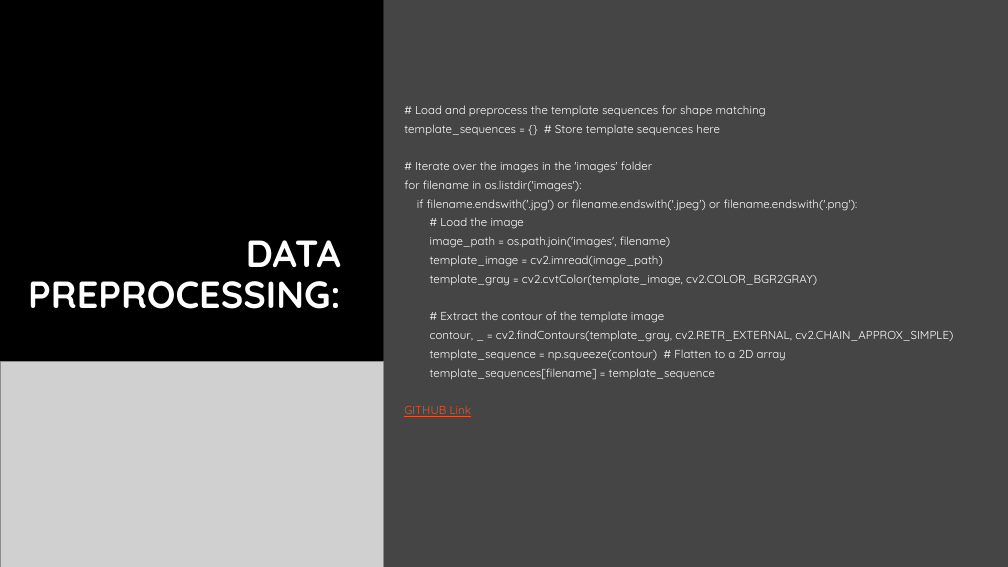
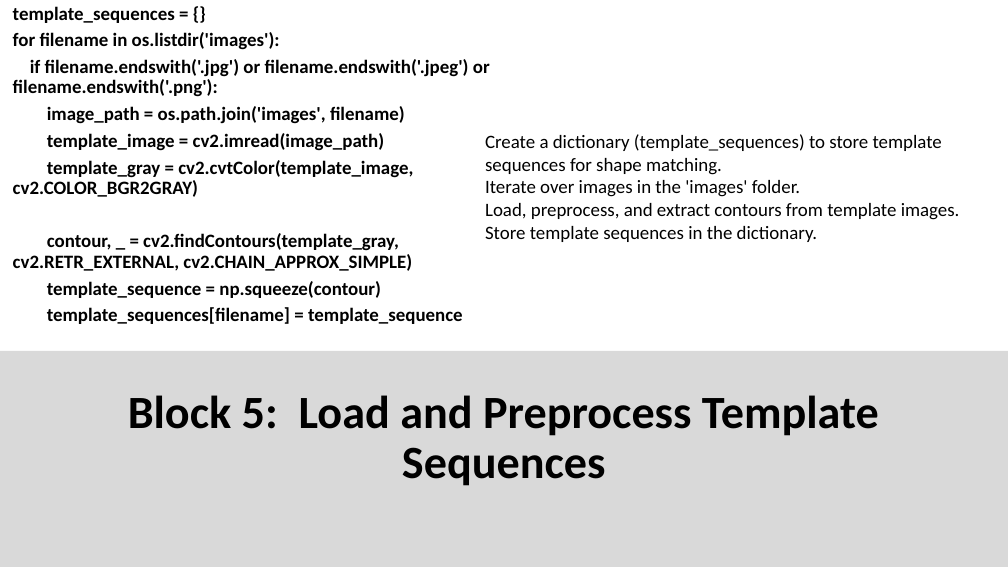
Before and after one commit to sahithkumar1999/Shape-matching-using-a-dynamic-time-warping-algorithm, a slide deck: slide 10 of Documentation/Project task 1- group 4.pptx (slide 9 before the commit). Drawn at 1008x567 pixels with LibreOffice and Linux fonts; fonts in the diff are those of the drawing; grey boxes stand for pictures; background and template pictures are left out. Boxes give left, top, right and bottom in pixels: in the first picture for what was removed or moved away, otherwise in the second. Text is boxed around its words. In the diff, an @@ line names an element or a change of style, - is before the commit and + after.

```diff
--- a/Documentation/Project task 1- group 4.pptx
+++ b/Documentation/Project task 1- group 4.pptx
@@ background #000000 to #FFFFFF @@
@@ rectangle removed at (0, 0, 383, 567) @@
@@ text "template_sequences = {}": place and size @@
-text "template_sequences = {}" at (404, 105, 953, 417)
+text "template_sequences = {}" at (13, 6, 490, 324)
@@ text "template_sequences = {}" at (13, 6, 490, 324): vertical alignment middle to top @@
@@ text at (13, 6, 175, 23): text changed; size 11 to 18 pt; font Quicksand to Calibri; text colour #FFFFFF to #000000; bold on @@
-# Load and preprocess the template sequences for shape matching
-template_sequences = {} # Store template sequences here
-# Iterate over the images in the 'images' folder
+template_sequences = {}
@@ rectangle removed at (383, 0, 1008, 567) @@
@@ text at (13, 32, 490, 324): size 11 to 18 pt, font Quicksand to Calibri, text colour #FFFFFF to #000000, bold on in "for filename in os.listdir('images'):", "if filename.endswith('.jpg') or filename.endswith('.jpeg') o ...", "image_path = os.path.join('images', filename)", "template_image = cv2.imread(image_path)" and 3 more places @@
@@ text added at (485, 134, 960, 242), 18 pt, text #000000 @@
+Create a dictionary (template_sequences) to store template sequences for shape matching.
+Iterate over images in the 'images' folder.
+Load, preprocess, and extract contours from template images.
+Store template sequences in the dictionary.
@@ text at (440, 217, 524, 229): paragraph removed @@
-# Load the image
@@ text removed at (28, 240, 341, 309) @@
-DATA PREPROCESSING:
@@ text at (47, 281, 381, 298): text changed; size 11 to 18 pt; font Quicksand to Calibri; text colour #FFFFFF to #000000; bold on @@
-template_sequence = np.squeeze(contour) # Flatten to a 2D array
+template_sequence = np.squeeze(contour)
@@ text at (440, 311, 664, 323): paragraph removed @@
-# Extract the contour of the template image
@@ rectangle added at (0, 351, 1008, 567), fill #D9D9D9 @@
@@ picture removed at (0, 361, 383, 567) @@
@@ text added at (128, 395, 879, 486), 44 pt, text #000000, bold @@
+Block 5: Load and Preprocess Template Sequences
@@ text at (404, 406, 471, 417): paragraph removed @@
-GITHUB Link
```
Also in this commit, not shown: 2 other slides changed, 14 slides added, 10 slides removed, 1 other file.
